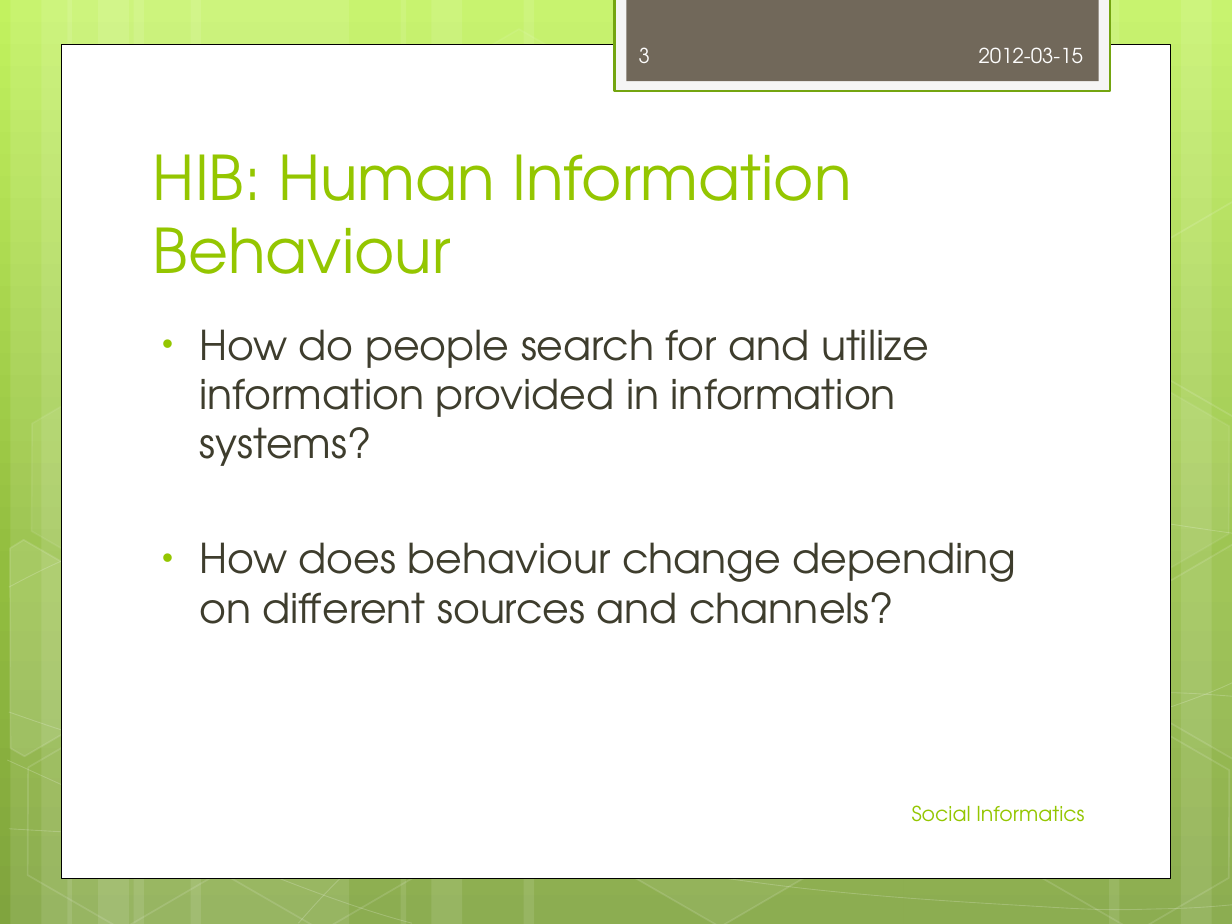
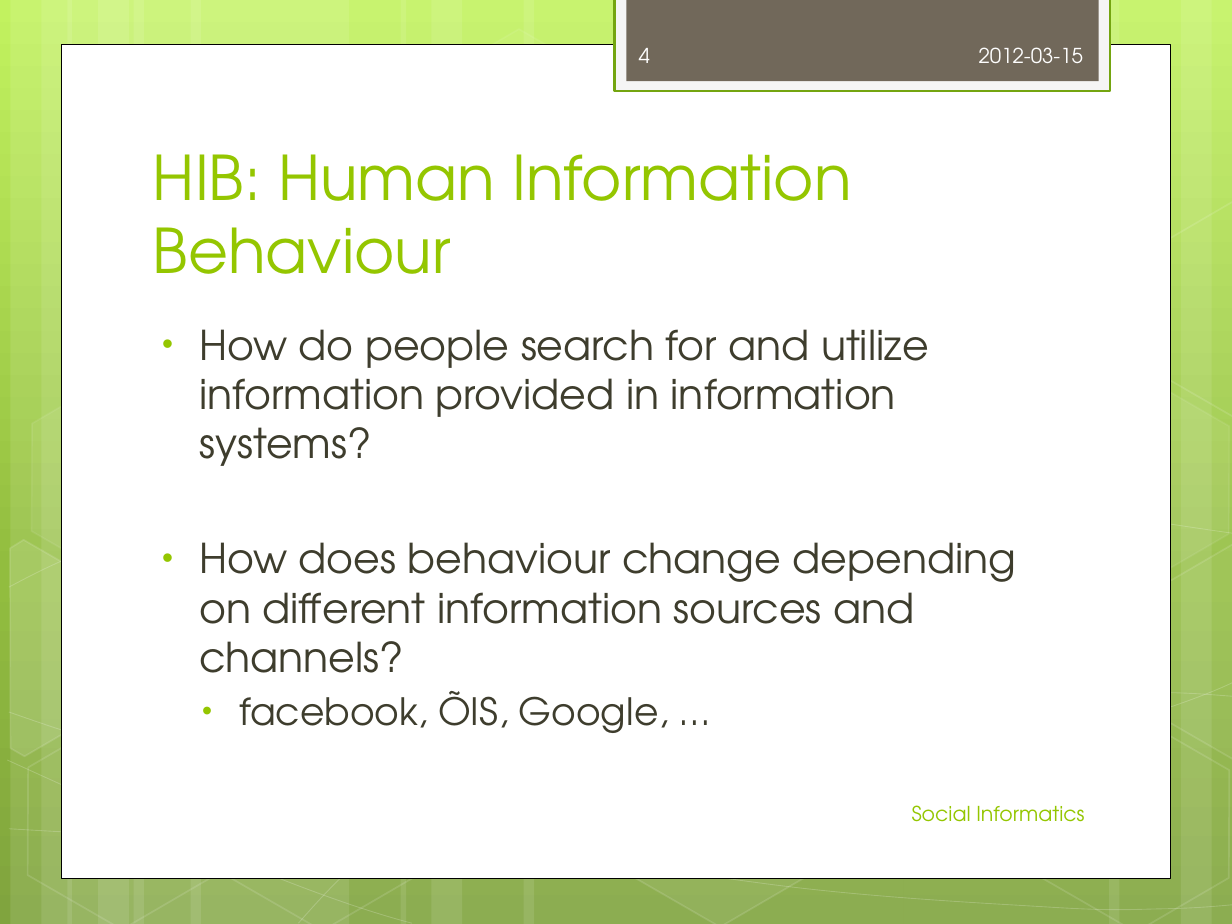
Before and after one commit to jrehwaldt/UT-12SS-Social-Informatics, a slide deck: slide 4 of 2012-03-12_Aleksandra Kurbatova_Jan Rehwaldt_Human-Computer Interaction.pptx (slide 3 before the commit). Drawn at 1232x924 pixels with LibreOffice and Linux fonts; fonts in the diff are those of the drawing. Boxes give left, top, right and bottom in pixels: in the first picture for what was removed or moved away, otherwise in the second. Text is boxed around its words. In the diff, an @@ line names an element or a change of style, - is before the commit and + after.

```diff
--- a/2012-03-12_Aleksandra Kurbatova_Jan Rehwaldt_Human-Computer Interaction.pptx
+++ b/2012-03-12_Aleksandra Kurbatova_Jan Rehwaldt_Human-Computer Interaction.pptx
@@ page number at [639, 48, 650, 63]: text changed @@
-3
+4
@@ text at [199, 542, 1017, 733]: text changed @@
-• How does behaviour change depending on different sources and channels?
+• How does behaviour change depending on different information sources and channels?
+  • facebook, ÕIS, Google, …
```
Also in this commit, not shown: 4 other slides changed, 1 slide added.
